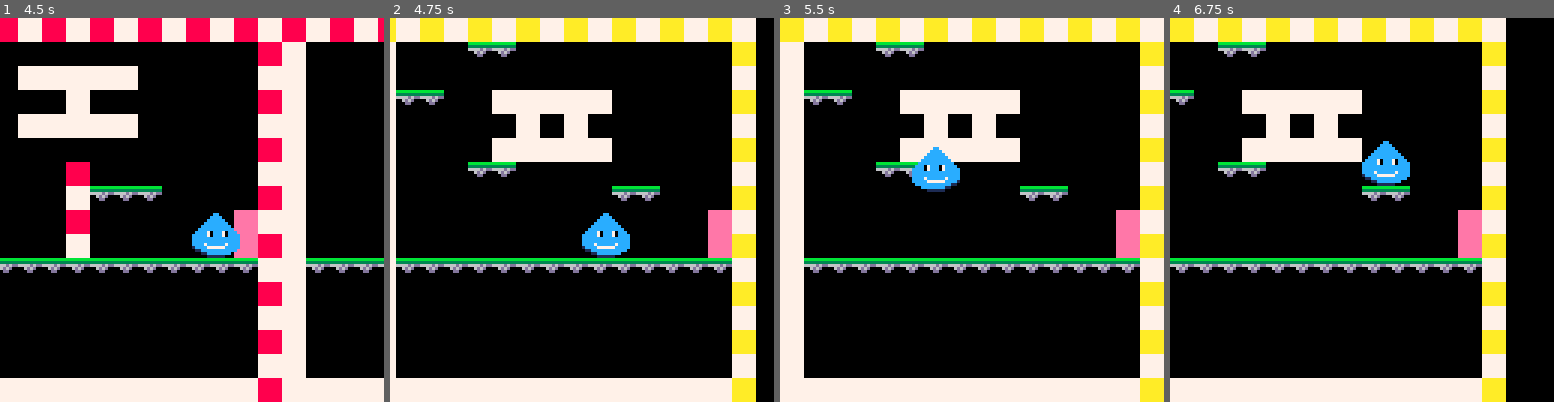
Above: before the commit, frames 1-4 (left to right).
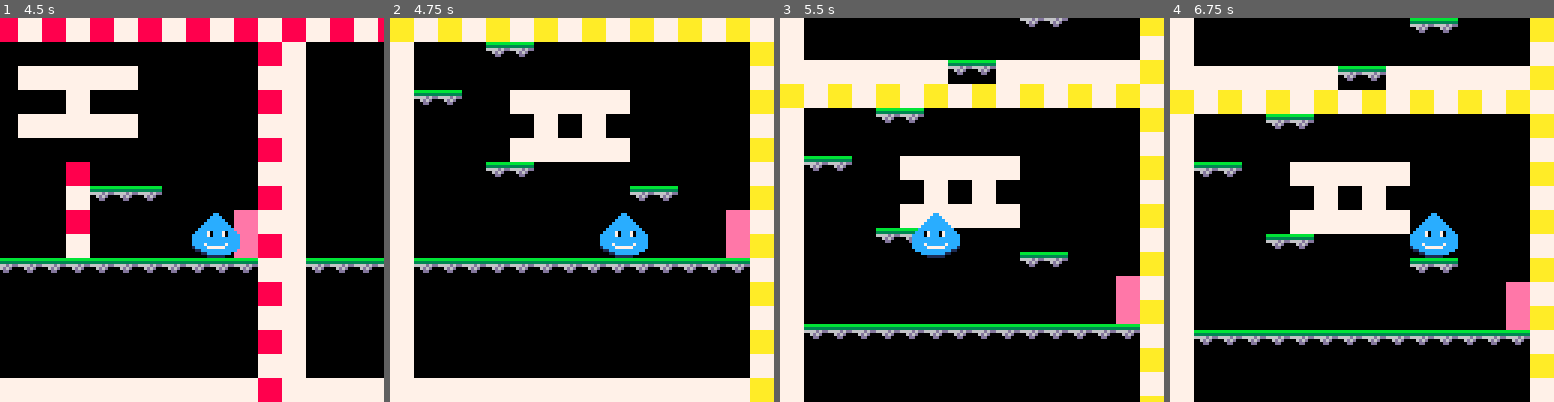
Above: after the commit, the same moments.

Repository: cervantvfr/tatras-pico-8
Game: PICO-8 cartridge tatras-pico-8.p8
The game is run twice, just before and just after one commit, with the same random seed, the same clock (stepped at 60 frames per second) and the same inputs.
Inputs:
- Up to frame 1 (4.5 s): tap O (Z key) at 0.7, 1.7, 2.1, 2.5, 2.9, 3.3, 3.7, 4.1 s; hold Right 1.6-2.1 s; hold Right 2.47-3.03 s; hold Left 3.08-3.58 s; hold Right from 4.02 s (still down)
- Up to frame 2 (4.75 s): tap O (Z key) at 4.5 s; release Right at 4.68 s
- Up to frame 3 (5.5 s): tap O (Z key) at 4.9, 5.3 s; hold Left from 5.08 s (still down)
- Up to frame 4 (6.75 s): release Left at 5.68 s; tap O (Z key) at 5.7, 6.1, 6.5 s; hold Right 6.08-6.58 s; hold Right from 6.63 s (still down)

Frame 1 is identical in both runs. In frame 2, 24% of the frame differs, in the area x 1-100%, y 0-100%; in frame 3, 43%; in frame 4, 52%, in the area x 0-100%, y 0-100%.

Commit message:
Enabled full progression of map 2 (vertical movement)

Diff:
--- a/tatras-pico-8.p8
+++ b/tatras-pico-8.p8
@@ -12,7 +12,7 @@
 
 function _init()
 	lvl,tlvl=1,2
-	maplvl=split2d"384,512,0,512|384,512,576,640|376,384,0,128"
+	maplvl=split2d"384,512,0,512|0,512,576,640|376,384,0,128"
 	loadlvl()
 end
 
@@ -163,6 +163,7 @@
 function mapcam()
 	local cx=mid(mxmin, player.x-64, mxmax-128)
 	local cy=mymax-128
+	if (lvl==2) cx=mxmax-128 cy=mid(mymin, player.y-64, mymax-128)
 	camera(cx, cy)
 end
 __gfx__
